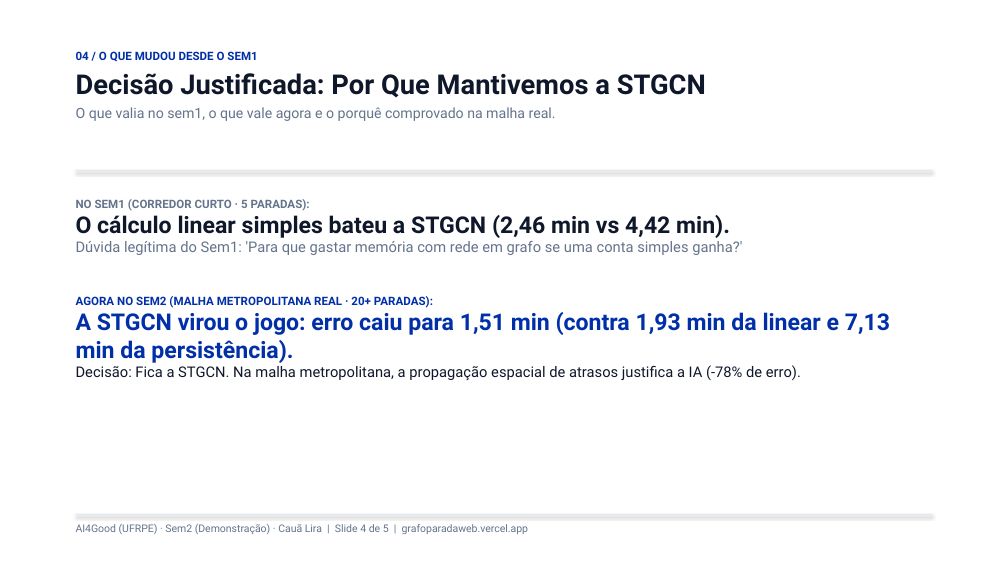
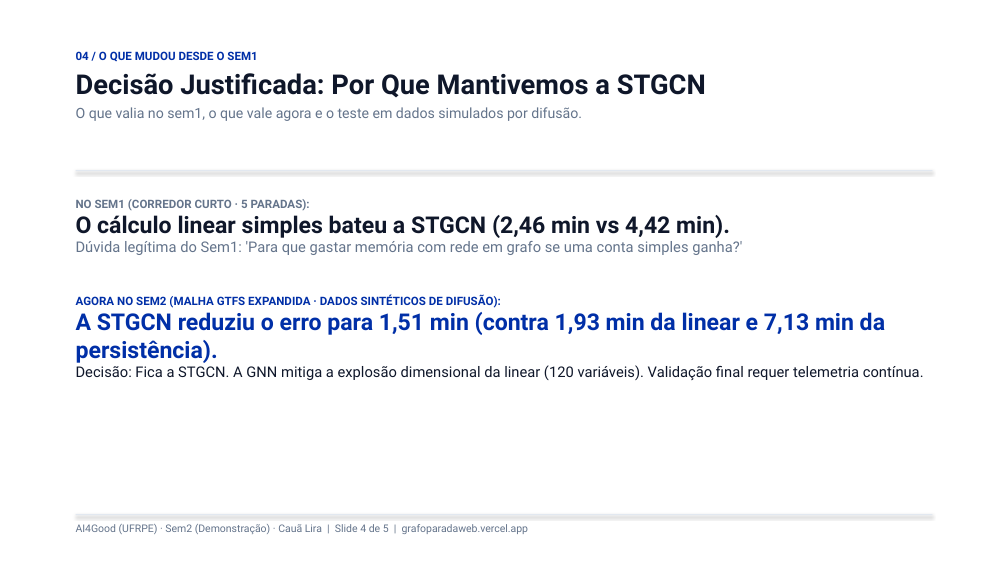
Before and after one commit to lira-labs/workspace, a slide deck: slide 4 of code/grafoparada_web/GrafoParada_Seminario2_CauaLira.pptx. Drawn at 1008x567 pixels with LibreOffice and Linux fonts; fonts in the diff are those of the drawing. Boxes give left, top, right and bottom in pixels: in the first picture for what was removed or moved away, otherwise in the second. Text is boxed around its words. In the diff, an @@ line names an element or a change of style, - is before the commit and + after.

```diff
--- a/code/grafoparada_web/GrafoParada_Seminario2_CauaLira.pptx
+++ b/code/grafoparada_web/GrafoParada_Seminario2_CauaLira.pptx
@@ text at [76, 107, 582, 121]: text changed @@
-O que valia no sem1, o que vale agora e o porquê comprovado na malha real.
+O que valia no sem1, o que vale agora e o teste em dados simulados por difusão.
@@ text at [76, 294, 924, 380]: text changed @@
-AGORA NO SEM2 (MALHA METROPOLITANA REAL · 20+ PARADAS):
-A STGCN virou o jogo: erro caiu para 1,51 min (contra 1,93 min da linear e 7,13 min da persistência).
-Decisão: Fica a STGCN. Na malha metropolitana, a propagação espacial de atrasos justifica a IA (-78% de erro).
+AGORA NO SEM2 (MALHA GTFS EXPANDIDA · DADOS SINTÉTICOS DE DIFUSÃO):
+A STGCN reduziu o erro para 1,51 min (contra 1,93 min da linear e 7,13 min da persistência).
+Decisão: Fica a STGCN. A GNN mitiga a explosão dimensional da linear (120 variáveis). Validação final requer telemetria contínua.
```
Also in this commit, not shown: 2 other slides changed, 12 other files.
